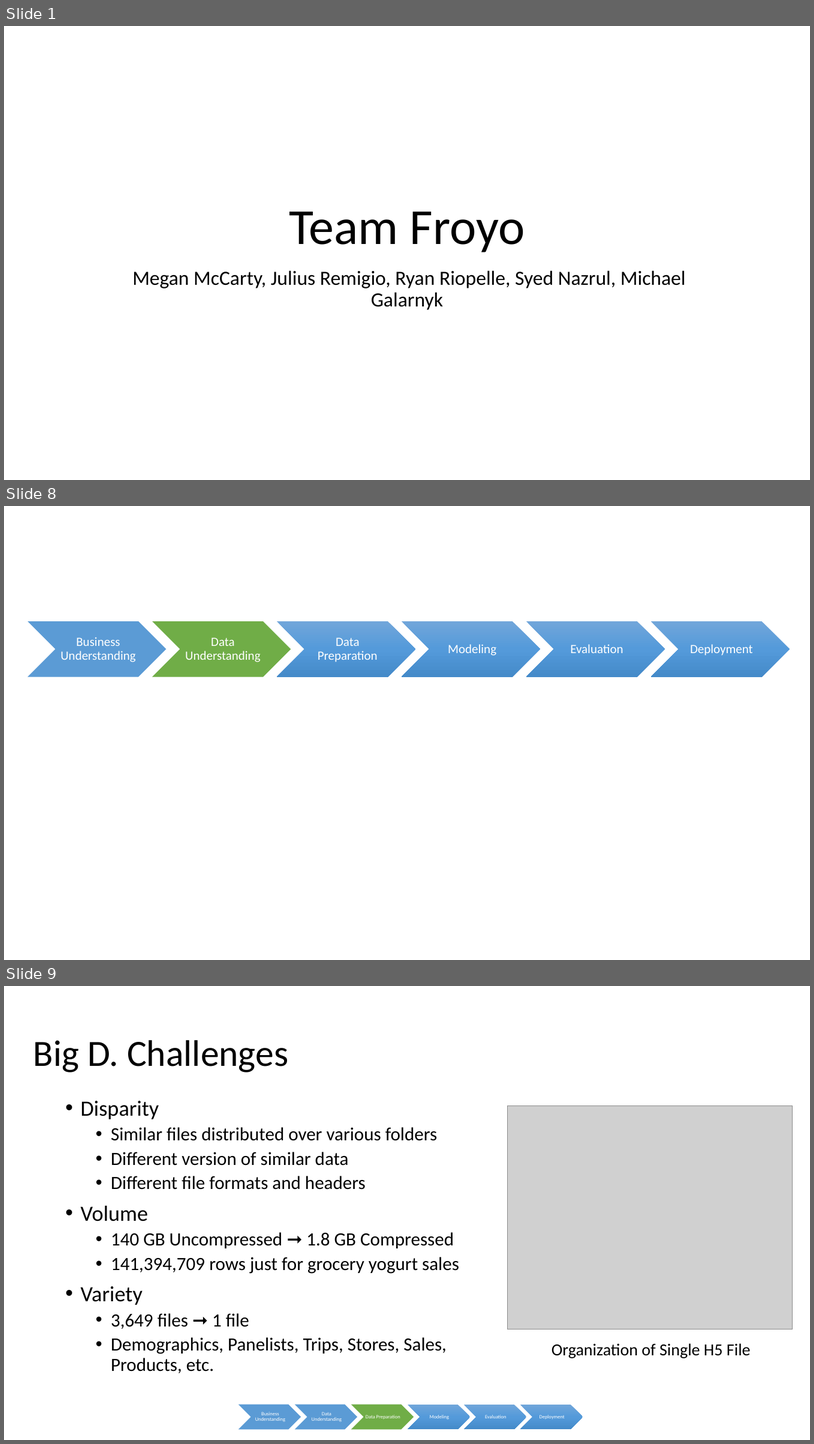
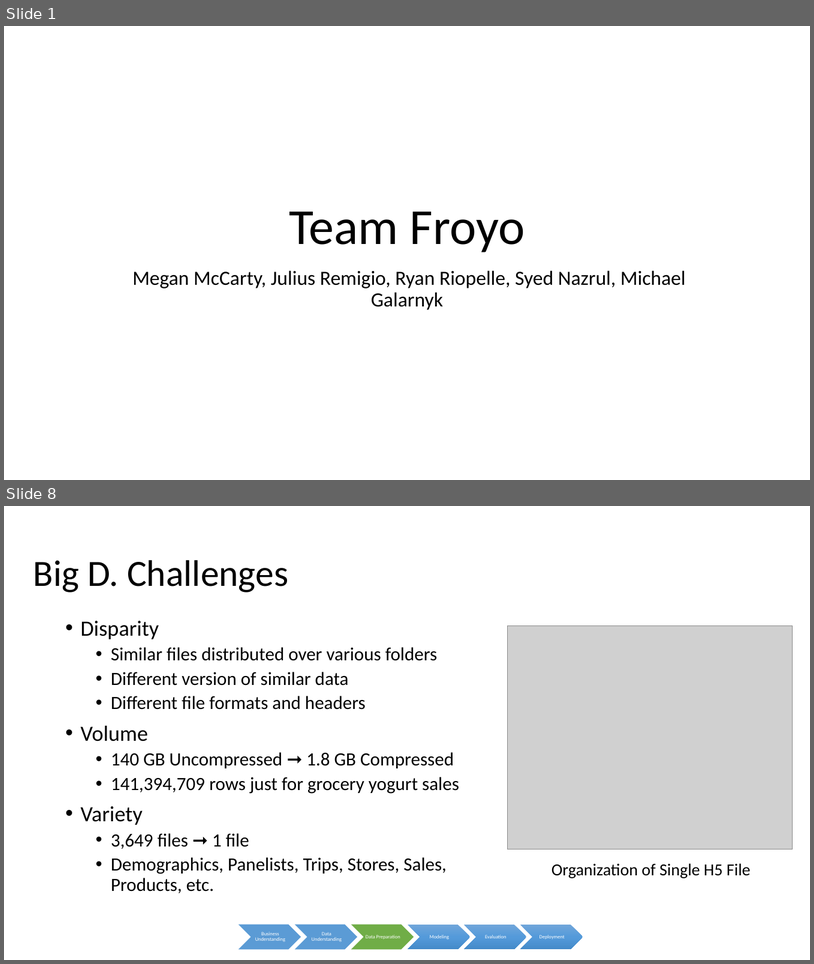
Before and after one commit to mGalarnyk/Machine_Learning_Froyo, a slide deck: Current_Powerpoint/Froyo_v2.pptx. Shown one above the other, each under a label of ours: slides 1, 8 and 9 before the commit, slides 1 and 8 after it; the slides between them are not shown. The pictures are 814x1444 and 814x964 pixels, drawn with LibreOffice and Linux fonts; fonts in the diff are those of the drawing; grey boxes stand for pictures. Boxes give left, top, right and bottom in pixels: in the first picture for what was removed or moved away, otherwise in the second. Text is boxed around its words. In the diff, an @@ line names an element or a change of style, - is before the commit and + after.

```diff
--- a/Current_Powerpoint/Froyo_v2.pptx
+++ b/Current_Powerpoint/Froyo_v2.pptx
@@ slide 8 removed at [4, 506, 810, 960], background #FFFFFF @@
@@ group removed at [27, 622, 790, 677]: 6 chevrons, 6 texts @@
-Business Understanding
-Data Understanding
-Data Preparation
-Modeling
-Evaluation
-Deployment
@@ what was slide 9 is now slide 8 @@
```
Also in this commit, not shown: 14 slides changed, 3 other slides removed.
